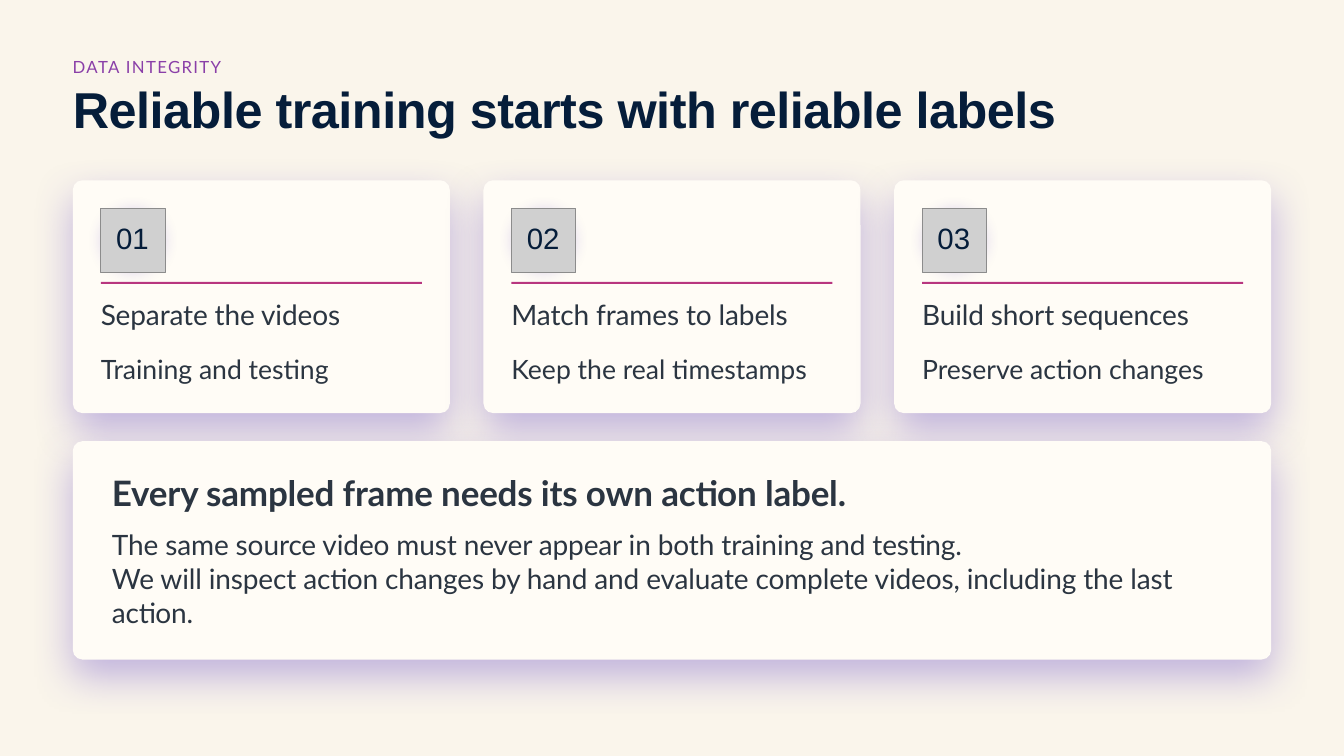
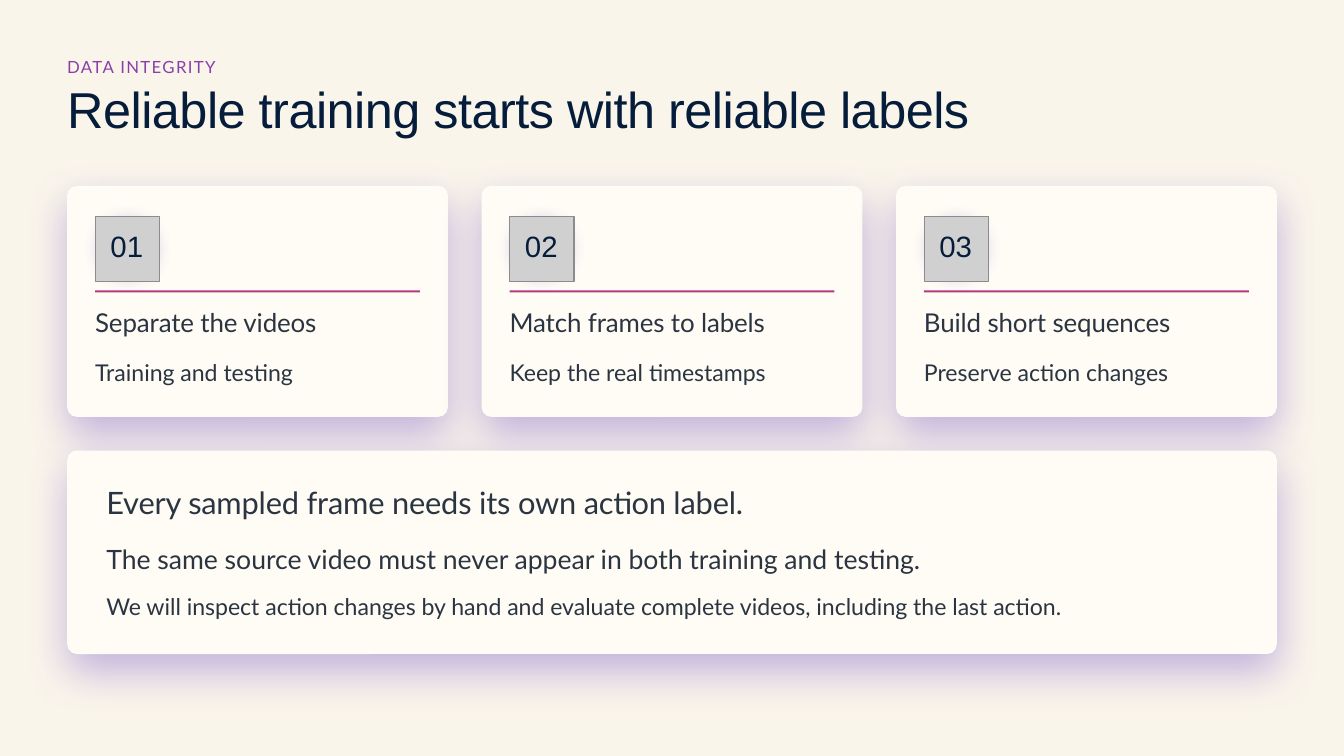
Before and after one commit to Frostash030612/handwash-who-six-step, a slide deck: slide 5 of deliverables/Video-based-Six-Step-Handwashing-Assessment.pptx. Drawn at 1344x756 pixels with LibreOffice and Linux fonts; fonts in the diff are those of the drawing; grey boxes stand for pictures; background and template pictures are left out. Boxes give left, top, right and bottom in pixels: in the first picture for what was removed or moved away, otherwise in the second. Text is boxed around its words. In the diff, an @@ line names an element or a change of style, - is before the commit and + after.

```diff
--- a/deliverables/Video-based-Six-Step-Handwashing-Assessment.pptx
+++ b/deliverables/Video-based-Six-Step-Handwashing-Assessment.pptx
@@ background picture (left out) to #FAF5EB @@
@@ rectangle removed at <box>0,0,1344,756</box> @@
@@ text "DATA INTEGRITY": place and size @@
-text "DATA INTEGRITY" at <box>73,61,221,73</box>
+text "DATA INTEGRITY" at <box>67,61,215,73</box>
@@ text "Reliable training starts with reliable ..." at <box>67,91,969,138</box>: bold off @@
@@ rounded rectangle: place and size @@
-rounded rectangle at <box>73,180,450,413</box>
+rounded rectangle at <box>68,186,449,416</box>
@@ rounded rectangle: place and size @@
-rounded rectangle at <box>484,180,861,413</box>
+rounded rectangle at <box>482,186,863,416</box>
@@ rounded rectangle: place and size @@
-rounded rectangle at <box>894,180,1271,413</box>
+rounded rectangle at <box>896,186,1277,416</box>
@@ 2 texts, 1 picture, 1 ellipse, 1 rectangle: place and size @@
-2 texts, 1 picture, 1 ellipse, 1 rectangle at <box>101,209,422,330</box>
+2 texts, 1 picture, 1 ellipse, 1 rectangle at <box>95,217,419,337</box>
@@ 4 texts, 2 pictures, 2 ellipses, 2 rectangles: place and size @@
-4 texts, 2 pictures, 2 ellipses, 2 rectangles at <box>511,209,1244,330</box>
+4 texts, 2 pictures, 2 ellipses, 2 rectangles at <box>510,217,1249,337</box>
@@ size 20 to 18.5 pt in 3 elements at <box>510,313,765,332</box>, <box>924,313,1171,337</box>, <box>95,313,316,337</box> @@
@@ size 19 to 16.5 pt in 3 elements at <box>510,364,766,385</box>, <box>95,364,293,386</box>, <box>924,364,1168,386</box> @@
@@ rounded rectangle: place and size @@
-rounded rectangle at <box>73,442,1271,660</box>
+rounded rectangle at <box>68,451,1277,654</box>
@@ rounded rectangle at <box>68,451,1277,654</box>: proportions changed @@
@@ text "Every sampled frame needs its ...": place and size @@
-text "Every sampled frame needs its ..." at <box>112,480,846,512</box>
+text "Every sampled frame needs its ..." at <box>106,491,743,520</box>
@@ text "Every sampled frame needs its ..." at <box>106,491,743,520</box>: size 25 to 22 pt, bold off @@
@@ text at <box>112,534,962,560</box>: paragraph removed @@
-The same source video must never appear in both training and testing.
@@ text added at <box>106,549,920,574</box>, 19 pt, text #2B3541 @@
+The same source video must never appear in both training and testing.
@@ text "We will inspect action changes ...": place and size @@
-text "We will inspect action changes ..." at <box>112,534,1172,623</box>
+text "We will inspect action changes ..." at <box>106,598,1061,620</box>
@@ text "We will inspect action changes ..." at <box>106,598,1061,620</box>: size 20 to 16.5 pt, letter spacing -0.1 to 0 pt; line spacing 1 to 1.17 @@
```
Also in this commit, not shown: 2 other slides changed, 7 slides added, 7 slides removed.
